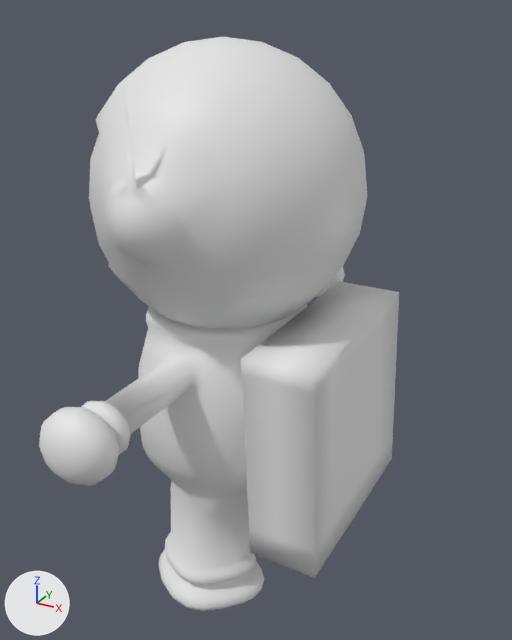
Before and after pictures for a commit that changed the OBJ model EventHorizonProject/Assets/Models/AstroHeavy.obj.
Rendered twice from a 50 mm camera at (1.32, -2.18, 1.14) aimed at (0.08, 0.07, 0.01). The lights are fixed; the arrows at lower left show +X, +Y and +Z. Where no turn or scale is listed for an object, it has been applied to the vertices.

Names of what the first picture shows: 'Astro_Heavy_low_Cube.002'.
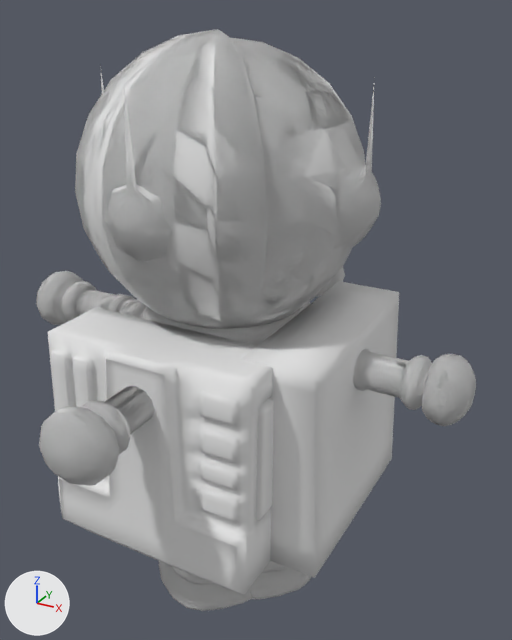
The newer file is also turned or shifted as a whole; pictures and numbers use the older file's frame.

The edits, one by one:
Material 'None' (mat_none) is new.
Its base color is (0.8, 0.8, 0.8) (white #e7e7e7).
Its roughness is 1.0.
Mesh me_astro_light_low_cube_004 is new.
It has 2040 vertices, 2080 faces and spans x -0.48..0.51, y -0.96..0.96, z -1.17..1.05.
It uses material mat_none (white #e7e7e7).
Mesh me_astro_light_high_cube_001 is new.
It has 3284 vertices, 3274 faces and spans x -0.96..0.96, y -0.54..0.46, z -1.17..1.08.
It uses material mat_none (white #e7e7e7).
Mesh me_astro_heavy_high_cube_005 is new.
It has 4994 vertices, 4968 faces and spans x -0.96..0.96, y -0.61..0.46, z -1.17..1.08.
It uses material mat_none (white #e7e7e7).
Object 'Astro_Light_low_Cube.004' (ob_astro_light_low_cube_004) is new; it shows me_astro_light_low_cube_004.
Its location is (0.0, 0.0, 0.0).
Object 'Astro_Light_high_Cube.001' (ob_astro_light_high_cube_001) is new; it shows me_astro_light_high_cube_001.
Its location is (0.0, 0.0, 0.0).
Object 'Astro_Heavy_high_Cube.005' (ob_astro_heavy_high_cube_005) is new; it shows me_astro_heavy_high_cube_005.
Its location is (0.0, 0.0, 0.0).

Location of each change, [x1, y1, x2, y2] in pixels of the pictures (512 x 640 px):
'Astro_Light_high_Cube.001', added
    after: [36, 29, 476, 599]
'Astro_Heavy_high_Cube.005', added
    after: [48, 30, 273, 595]
'Astro_Light_low_Cube.004', added
    after: [39, 37, 365, 611]
'Astro_Heavy_low_Cube.002', unchanged, covered by the edit
    before: [39, 37, 399, 611]
    after: [71, 60, 399, 582]
